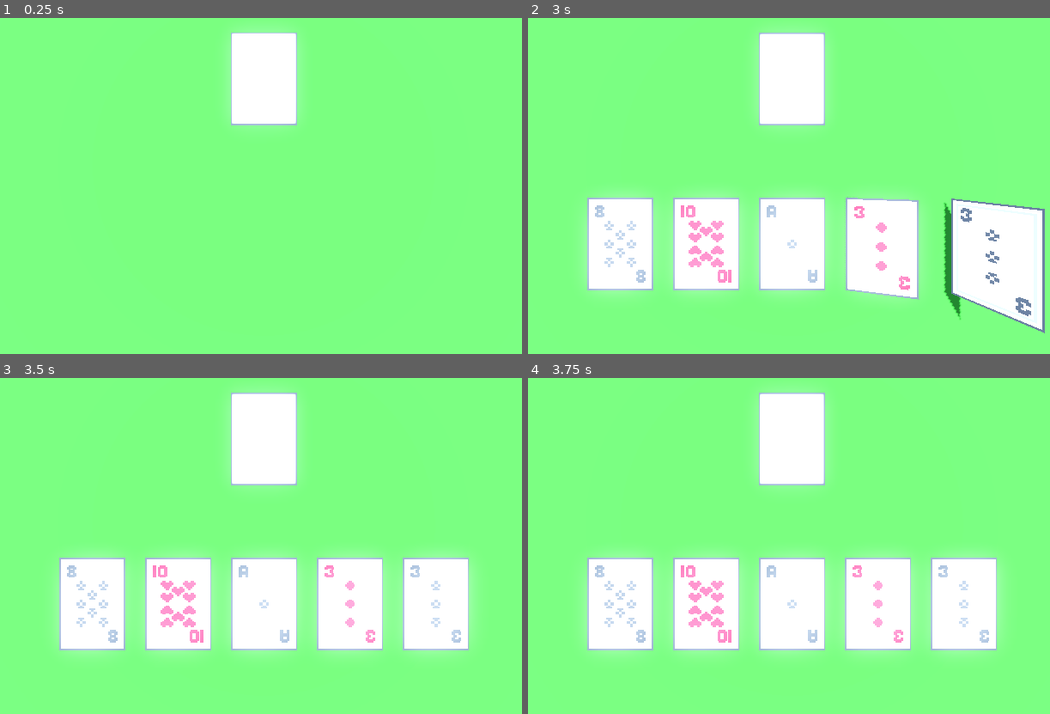
Above: before the commit, frames 1-4 (two rows, left to right).
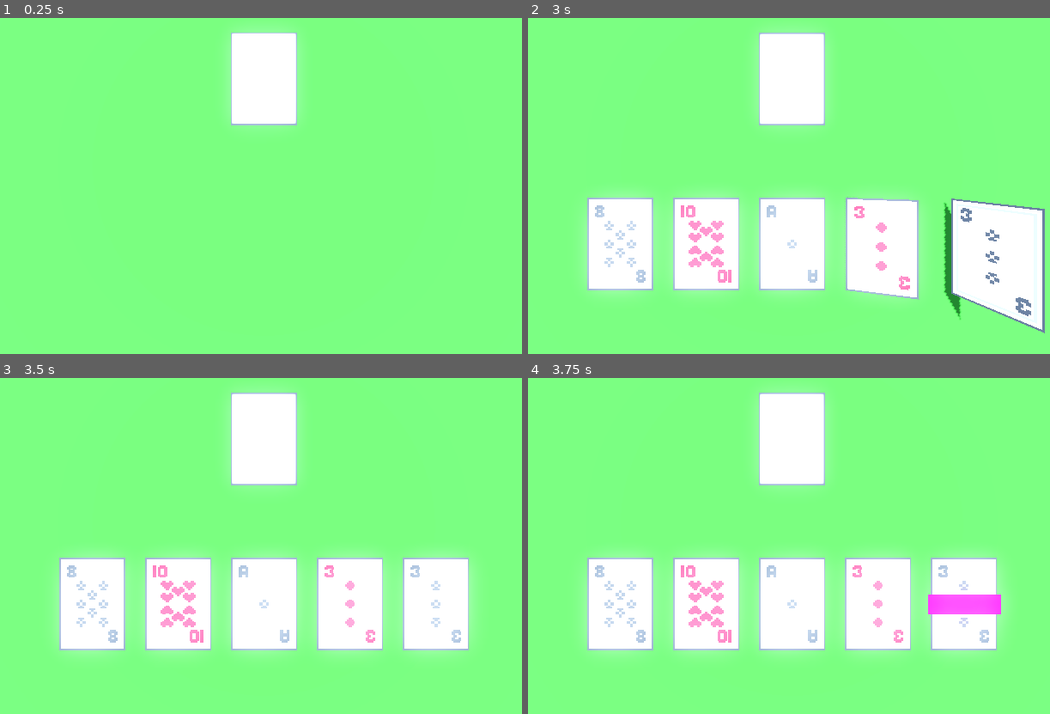
Above: after the commit, the same moments.

Repository: kjerosky/jacks-or-better
Game: Godot game, scene res://game.tscn
Same seed, same stepped clock (60 frames per second), same inputs: the game is played once before the commit and once after it.
Inputs (mouse positions are in pixels of both pictures, inside the frame that each line leads up to):
- Up to frame 1 (0.25 s): no input
- Up to frame 2 (3 s): tap Enter at 0.5 s; move the mouse to (940, 145) at 0.52 s; tap Space (TEMP_action) every 0.75 s from 0.6 to 2.85 s; click (940, 145) at 0.67 s; move the mouse to (653, 182) at 1.27 s; click (653, 182) at 1.42 s; move the mouse to (862, 78) at 2.02 s; click (862, 78) at 2.17 s; move the mouse to (757, 243) at 2.77 s; click (757, 243) at 2.92 s
- Up to frame 3 (3.5 s): no input
- Up to frame 4 (3.75 s): tap Space (TEMP_action) at 3.5, 3.6 s; move the mouse to (997, 582) at 3.52 s; click (997, 582) at 3.67 s

Frames 1-3 are identical in both runs. In frame 4, 0.8% of the frame differs, in the area x 76-91%, y 64-71%.

Commit message:
Implement card hold labels with placeholder visuals

Diff:
--- a/game-manager.gd
+++ b/game-manager.gd
@@ -2,6 +2,7 @@
 extends Node
 
 @export var dealer: Dealer
+@export var hold_labels: Array[MeshInstance3D]
 
 enum GameState {
 	WAIT_FOR_START,
@@ -20,9 +21,12 @@
 var state: GameState
 
 const ALL_CARD_INDICES : Array[int] = [0, 1, 2, 3, 4]
-var clicked_cards_statuses : Array[bool] = [false, false, false, false, false]
+var card_hold_statuses : Array[bool] = [false, false, false, false, false]
 
 func _ready():
+	for hold_label in hold_labels:
+		hold_label.visible = false
+
 	state = GameState.WAIT_FOR_START
 
 
@@ -43,8 +47,8 @@
 		GameState.START_DEALING_HAND:
 			state = GameState.DEALING_HAND
 
-			for i in clicked_cards_statuses.size():
-				clicked_cards_statuses[i] = false
+			for i in card_hold_statuses.size():
+				card_hold_statuses[i] = false
 
 			dealer.deal_cards(ALL_CARD_INDICES, func():
 				state = GameState.START_FLIPPING_CARDS
@@ -60,9 +64,12 @@
 			if Input.is_mouse_button_pressed(MOUSE_BUTTON_RIGHT):
 				state = GameState.DISCARDING_CARDS
 
+				for hold_label in hold_labels:
+					hold_label.visible = false
+
 				var discarded_card_indices : Array[int] = []
-				for i in clicked_cards_statuses.size():
-					if clicked_cards_statuses[i]:
+				for i in card_hold_statuses.size():
+					if not card_hold_statuses[i]:
 						discarded_card_indices.push_back(i)
 
 				if discarded_card_indices.is_empty():
@@ -76,8 +83,8 @@
 			state = GameState.RECEIVING_REPLACEMENT_CARDS
 
 			var received_card_indices : Array[int] = []
-			for i in clicked_cards_statuses.size():
-				if clicked_cards_statuses[i]:
+			for i in card_hold_statuses.size():
+				if not card_hold_statuses[i]:
 					received_card_indices.push_back(i)
 
 			dealer.deal_cards(received_card_indices, func():
@@ -88,8 +95,8 @@
 			state = GameState.REVEALING_REPLACEMENT_CARDS
 
 			var received_card_indices : Array[int] = []
-			for i in clicked_cards_statuses.size():
-				if clicked_cards_statuses[i]:
+			for i in card_hold_statuses.size():
+				if not card_hold_statuses[i]:
 					received_card_indices.push_back(i)
 
 			dealer.flip_cards(received_card_indices, func():
@@ -102,4 +109,5 @@
 	if state != GameState.PLAYER_IS_CHOOSING_CARDS:
 		return
 
-	clicked_cards_statuses[card_index] = not clicked_cards_statuses[card_index]
+	card_hold_statuses[card_index] = not card_hold_statuses[card_index]
+	hold_labels[card_index].visible = card_hold_statuses[card_index]
--- a/game.tscn
+++ b/game.tscn
@@ -23,6 +23,13 @@
 material = SubResource("StandardMaterial3D_ew7as")
 size = Vector2(30, 20)
 
+[sub_resource type="StandardMaterial3D" id="StandardMaterial3D_1ely8"]
+albedo_color = Color(1, 0, 1, 1)
+
+[sub_resource type="PlaneMesh" id="PlaneMesh_vjafj"]
+material = SubResource("StandardMaterial3D_1ely8")
+size = Vector2(2.75, 0.75)
+
 [node name="Game" type="Node3D"]
 
 [node name="WorldEnvironment" type="WorldEnvironment" parent="."]
@@ -39,9 +46,10 @@
 transform = Transform3D(1, 0, 0, 0, 1, 0, 0, 0, 1, 2.08165e-12, -0.1, 2.08165e-12)
 mesh = SubResource("PlaneMesh_y32nr")
 
-[node name="GameManager" type="Node" parent="." node_paths=PackedStringArray("dealer")]
+[node name="GameManager" type="Node" parent="." node_paths=PackedStringArray("dealer", "hold_labels")]
 script = ExtResource("3_1okil")
 dealer = NodePath("../Dealer")
+hold_labels = [NodePath("../DealtCardPositions/DealtCardPosition1/HoldLabel1"), NodePath("../DealtCardPositions/DealtCardPosition2/HoldLabel2"), NodePath("../DealtCardPositions/DealtCardPosition3/HoldLabel3"), NodePath("../DealtCardPositions/DealtCardPosition4/HoldLabel4"), NodePath("../DealtCardPositions/DealtCardPosition5/HoldLabel5")]
 
 [node name="Dealer" parent="." node_paths=PackedStringArray("game_manager", "dealt_card_positions") instance=ExtResource("2_4s3sx")]
 transform = Transform3D(1, 0, 0, 0, 1, 0, 0, 0, 1, 2.08165e-12, 2.08165e-12, -3.25)
@@ -53,14 +61,43 @@
 [node name="DealtCardPosition1" type="Marker3D" parent="DealtCardPositions"]
 transform = Transform3D(1, 0, 0, 0, 1, 0, 0, 0, 1, -6.5, 2.08165e-12, 3)
 
+[node name="HoldLabel1" type="MeshInstance3D" parent="DealtCardPositions/DealtCardPosition1"]
+transform = Transform3D(1, 0, 0, 0, 1, 0, 0, 0, 1, 2.08165e-12, 0.05, 2.08165e-12)
+cast_shadow = 0
+mesh = SubResource("PlaneMesh_vjafj")
+
 [node name="DealtCardPosition2" type="Marker3D" parent="DealtCardPositions"]
 transform = Transform3D(1, 0, 0, 0, 1, 0, 0, 0, 1, -3.25, 2.08165e-12, 3)
+
+[node name="HoldLabel2" type="MeshInstance3D" parent="DealtCardPositions/DealtCardPosition2"]
+transform = Transform3D(1, 0, 0, 0, 1, 0, 0, 0, 1, 2.08165e-12, 0.05, 2.08165e-12)
+cast_shadow = 0
+mesh = SubResource("PlaneMesh_vjafj")
+skeleton = NodePath("../../DealtCardPosition1")
 
 [node name="DealtCardPosition3" type="Marker3D" parent="DealtCardPositions"]
 transform = Transform3D(1, 0, 0, 0, 1, 0, 0, 0, 1, 2.08165e-12, 2.08165e-12, 3)
 
+[node name="HoldLabel3" type="MeshInstance3D" parent="DealtCardPositions/DealtCardPosition3"]
+transform = Transform3D(1, 0, 0, 0, 1, 0, 0, 0, 1, 2.08165e-12, 0.05, 2.08165e-12)
+cast_shadow = 0
+mesh = SubResource("PlaneMesh_vjafj")
+skeleton = NodePath("../../DealtCardPosition1")
+
 [node name="DealtCardPosition4" type="Marker3D" parent="DealtCardPositions"]
 transform = Transform3D(1, 0, 0, 0, 1, 0, 0, 0, 1, 3.25, 2.08165e-12, 3)
 
+[node name="HoldLabel4" type="MeshInstance3D" parent="DealtCardPositions/DealtCardPosition4"]
+transform = Transform3D(1, 0, 0, 0, 1, 0, 0, 0, 1, 2.08165e-12, 0.05, 2.08165e-12)
+cast_shadow = 0
+mesh = SubResource("PlaneMesh_vjafj")
+skeleton = NodePath("../../DealtCardPosition1")
+
 [node name="DealtCardPosition5" type="Marker3D" parent="DealtCardPositions"]
 transform = Transform3D(1, 0, 0, 0, 1, 0, 0, 0, 1, 6.5, 2.08165e-12, 3)
+
+[node name="HoldLabel5" type="MeshInstance3D" parent="DealtCardPositions/DealtCardPosition5"]
+transform = Transform3D(1, 0, 0, 0, 1, 0, 0, 0, 1, 2.08165e-12, 0.05, 2.08165e-12)
+cast_shadow = 0
+mesh = SubResource("PlaneMesh_vjafj")
+skeleton = NodePath("../../DealtCardPosition1")
Not shown: 1 places in game.tscn that only renumber resources
Not shown, changed: .gitignore
